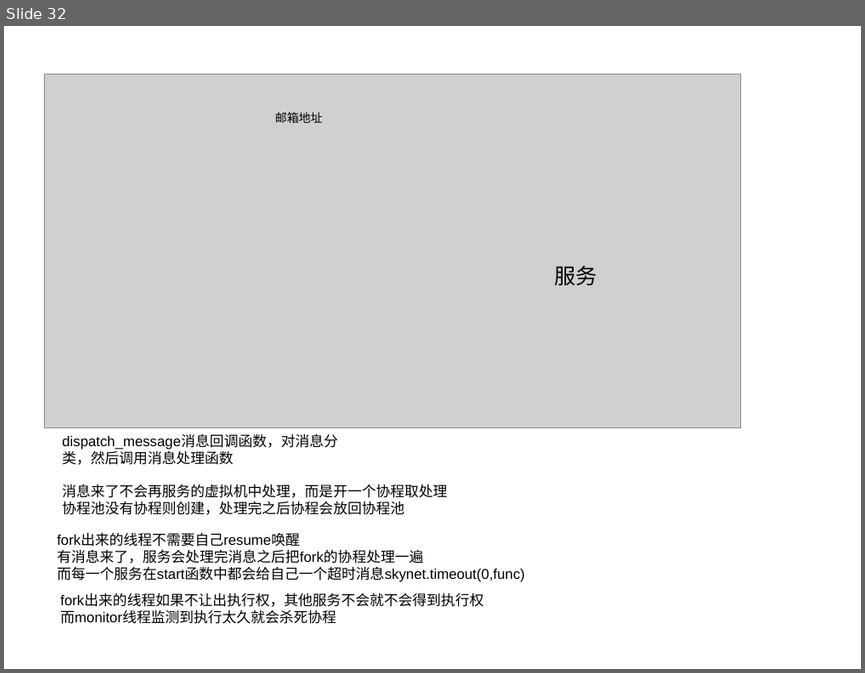
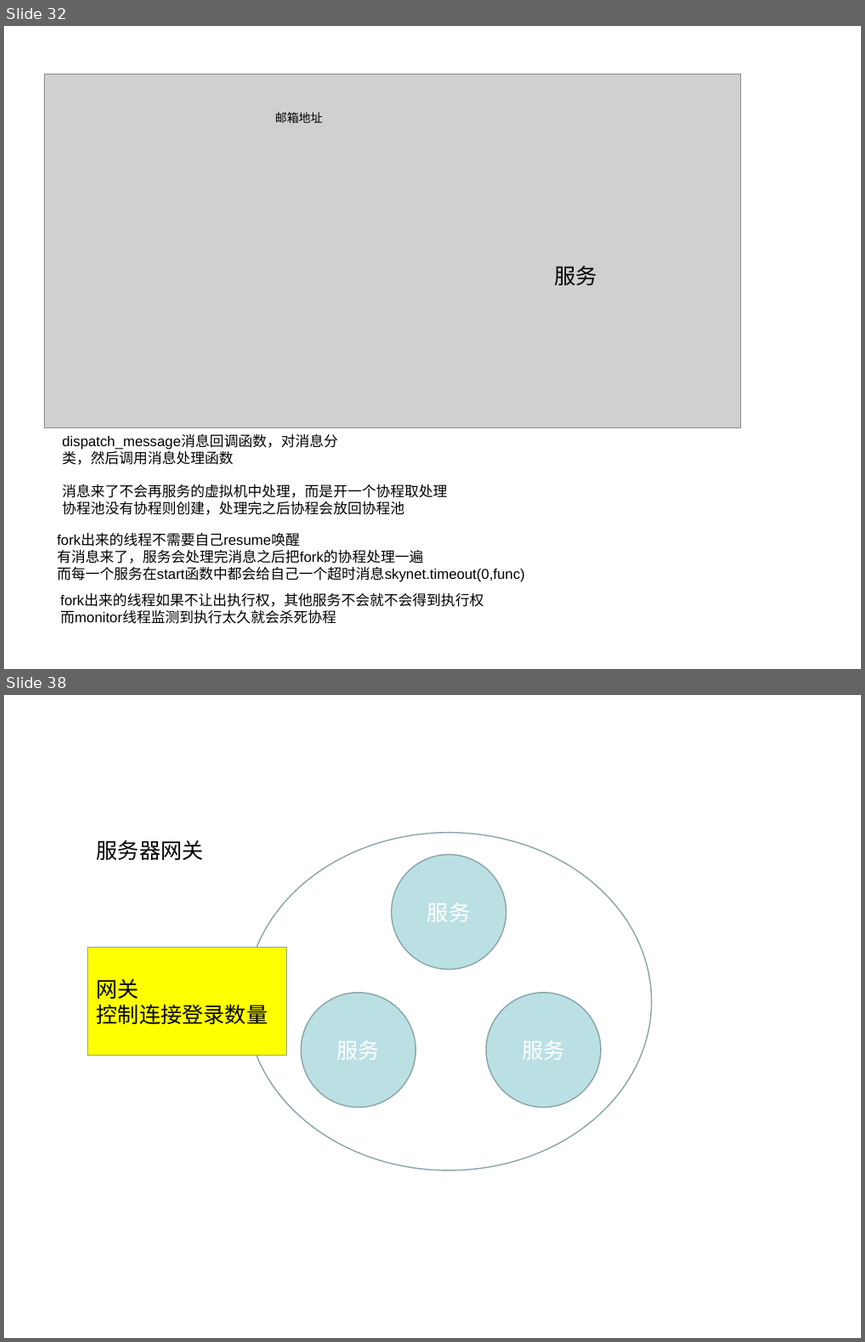
Before and after one commit to k527971724/notebook, a slide deck: 笔记图片.ppt. Shown one above the other, each under a label of ours: slide 32 before the commit, slides 32 and 38 after it; the slides between them are not shown. The pictures are 865x673 and 865x1342 pixels, drawn with LibreOffice and Linux fonts; fonts in the diff are those of the drawing; grey boxes stand for pictures. Boxes give left, top, right and bottom in pixels: in the first picture for what was removed or moved away, otherwise in the second. Text is boxed around its words. In the diff, an @@ line names an element or a change of style, - is before the commit and + after.

```diff
--- a/笔记图片.ppt
+++ b/笔记图片.ppt
@@ slide 38 added at (4,695,861,1338), background #FFFFFF @@
@@ text added at (97,840,204,860), 18 pt, text #000000 @@
+服务器网关
@@ ellipse added at (245,832,651,1169), outline #89A4A7 0.99 pt @@
@@ ellipse added at (392,854,506,970), fill #BBE0E3, outline #89A4A7 0.99 pt, 18 pt, text #FFFFFF @@
+服务
@@ rectangle added at (88,947,287,1055), fill #FFFF00, outline #89A4A7 0.99 pt, 18 pt, text #000000 @@
+网关
+控制连接登录数量
@@ ellipse added at (302,993,416,1107), fill #BBE0E3, outline #89A4A7 0.99 pt, 18 pt, text #FFFFFF @@
+服务
@@ ellipse added at (487,993,602,1107), fill #BBE0E3, outline #89A4A7 0.99 pt, 18 pt, text #FFFFFF @@
+服务
```
Also in this commit, not shown: 3 slides changed, 5 other slides added, 6 other files.
